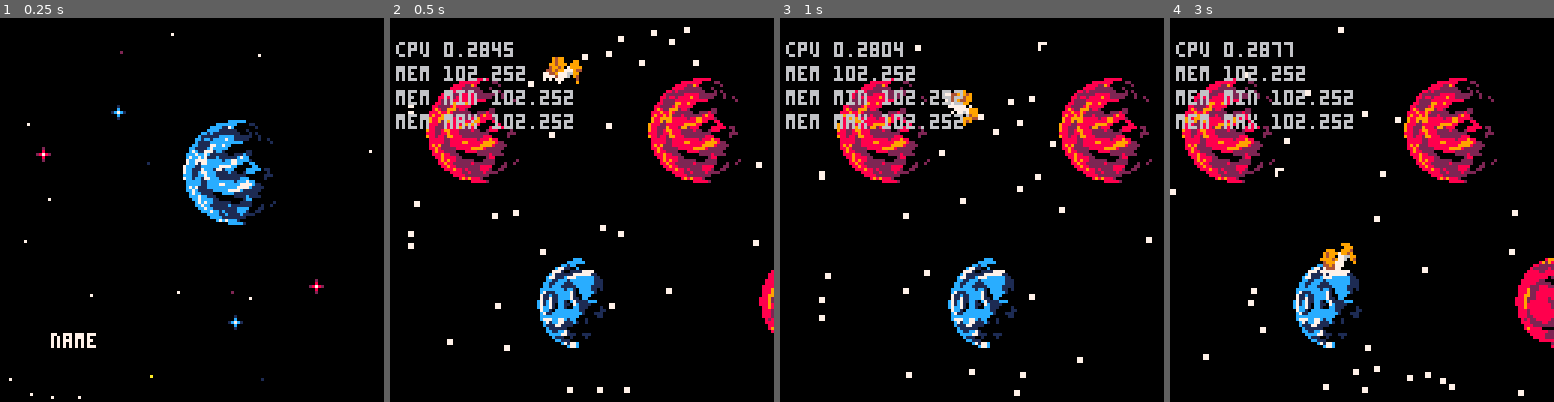
Above: before the commit, frames 1-4 (left to right).
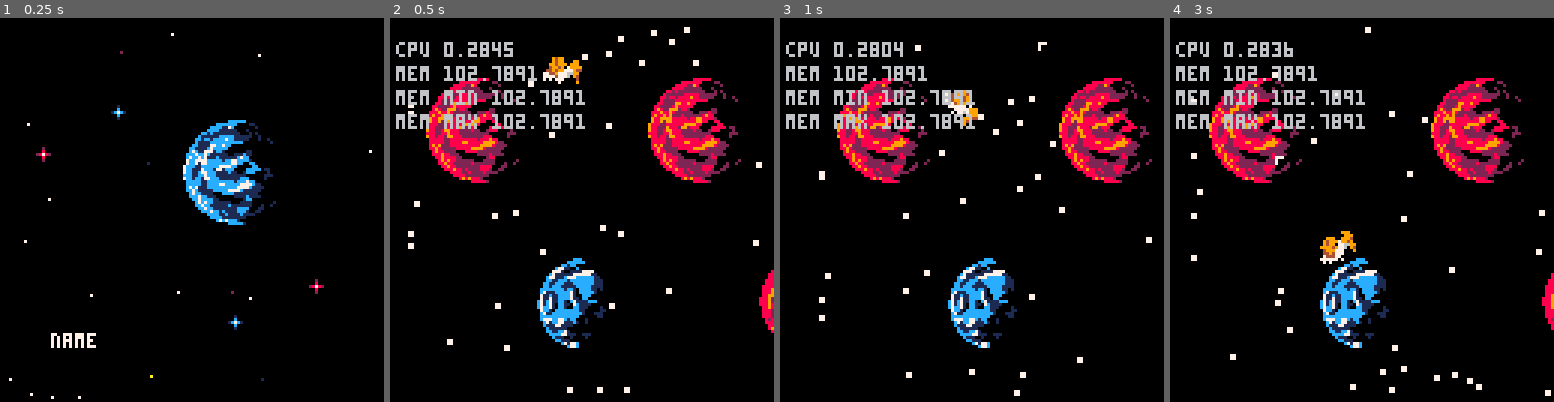
Above: after the commit, the same moments.

Repository: woofers/discord-jam-2
Game: PICO-8 cartridge discord-jam-2.p8
The game is run twice, just before and just after one commit, with the same random seed, the same clock (stepped at 60 frames per second) and the same inputs.
Inputs:
- Up to frame 1 (0.25 s): no input
- Up to frame 2 (0.5 s): tap X (X key) at 0.33 s
- Up to frame 3 (1 s): tap O (Z key) at 0.7 s
- Up to frame 4 (3 s): tap X (X key) at 1.07, 1.85, 2.97 s; hold Right 1.6-2.1 s; tap O (Z key) every 0.4 s from 1.7 to 2.9 s; hold Up 2.15-2.42 s; hold Right from 2.47 s (still down)

Frame 1 is identical in both runs. In frame 2, 0.4% of the frame differs, in the area x 26-51%, y 12-29%; in frame 3, 0.4%; in frame 4, 16%, in the area x 0-100%, y 2-99%.

Commit message:
Adjust planet radiuses

Diff:
--- a/discord-jam-2.p8
+++ b/discord-jam-2.p8
@@ -374,9 +374,18 @@
    if self.size == 'large' then
       return 2
    elseif self.size == 'normal' then
-      return 1.5
-   end
-   return 0.75
+      return 1.75
+   end
+   return 1.15
+end
+
+function planet:offset()
+   if self.size == 'large' then
+      return 28, 10
+   elseif self.size == 'normal' then
+      return 22, 8
+   end
+   return 12, 2
 end
 
 function planet:update(dt)
@@ -491,13 +500,12 @@
 function player:change_planet(t, p)
    p = p or 1
    t = t or 0
-   local offset_x = 28
-   local offset_y = 10
    if p >= 0 then
       self.planet = self.planets:next()
    else
       self.planet = self.planets:prev()
    end
+   local offset_x, offset_y = self.planet:offset()
    if self.planets:remaining() <= 2 then
       self.planets:pop()
       self.planets:push(planet(self.planets:count()))
